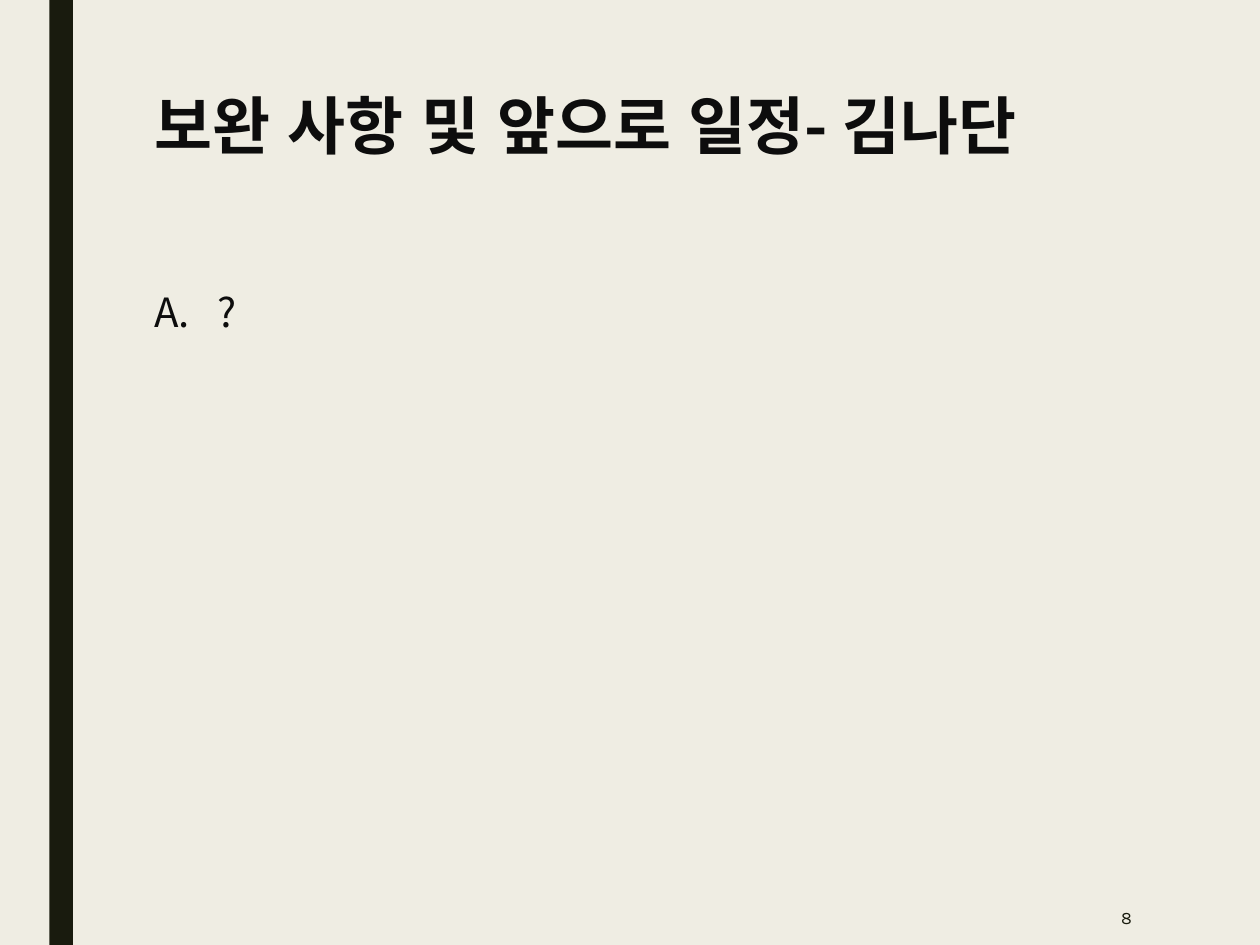
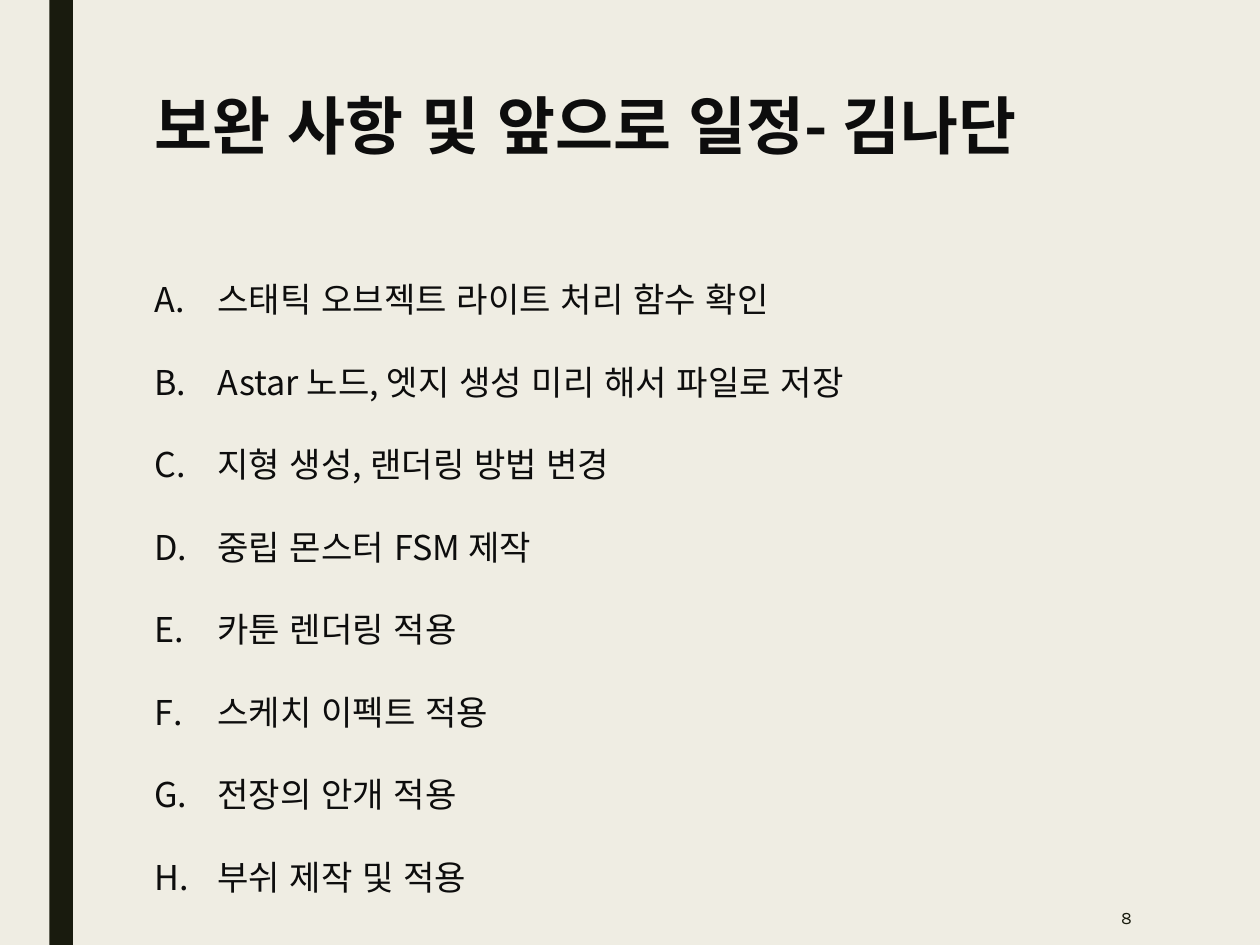
Before and after one commit to Kim2Kang/Documents, a slide deck: slide 8 of 제안서/발표용 제안서/중간/발표 이후 내부 회의용.pptx. Drawn at 1260x945 pixels with LibreOffice and Linux fonts; fonts in the diff are those of the drawing. Boxes give left, top, right and bottom in pixels: in the first picture for what was removed or moved away, otherwise in the second. Text is boxed around its words. In the diff, an @@ line names an element or a change of style, - is before the commit and + after.

Commit message:
업데이트

```diff
--- a/제안서/발표용 제안서/중간/발표 이후 내부 회의용.pptx
+++ b/제안서/발표용 제안서/중간/발표 이후 내부 회의용.pptx
@@ text at bbox=[217, 283, 844, 893]: text changed; size 23 to 19.5 pt @@
-A. ?
+A. 스태틱 오브젝트 라이트 처리 함수 확인
+B. Astar 노드, 엣지 생성 미리 해서 파일로 저장
+C. 지형 생성, 랜더링 방법 변경
+D. 중립 몬스터 FSM 제작
+E. 카툰 렌더링 적용
+F. 스케치 이펙트 적용
+G. 전장의 안개 적용
+H. 부쉬 제작 및 적용
```
